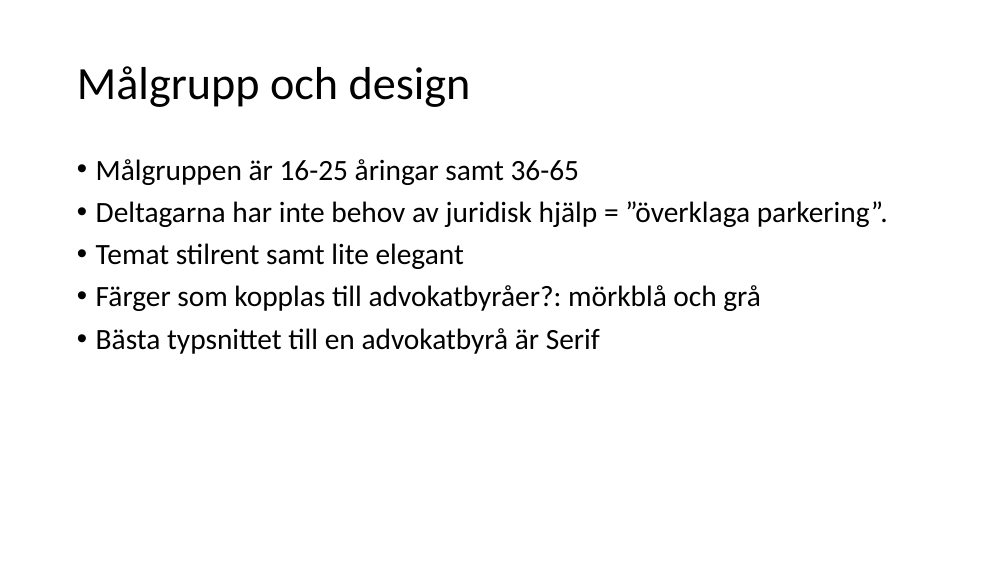
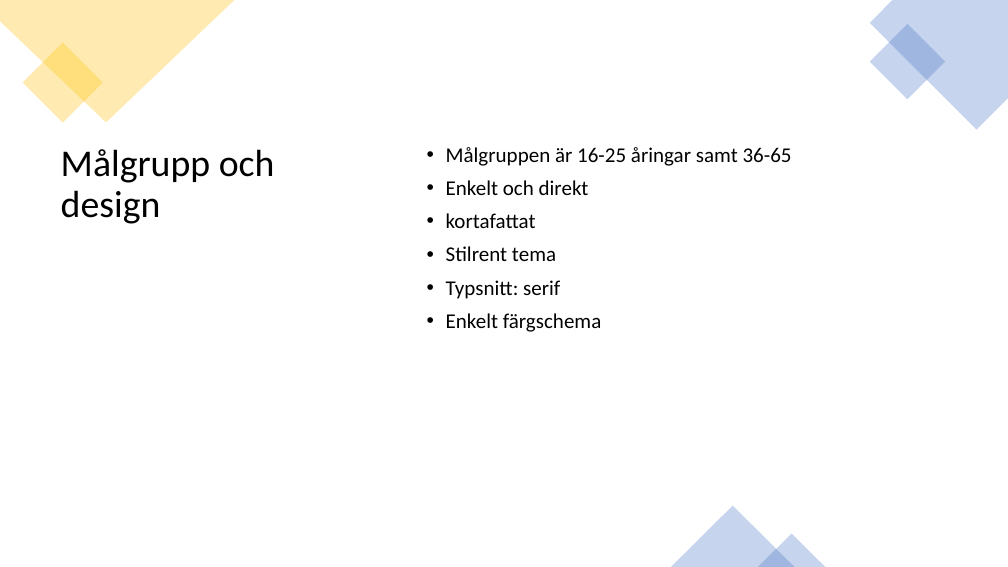
Before and after one commit to ErikB293/slutprojekt, a slide deck: slide 15 of Dokumentation/Björkbäcks advokatbyrå powerpoint.pptx (slide 2 before the commit). Drawn at 1008x567 pixels with LibreOffice and Linux fonts; fonts in the diff are those of the drawing. Boxes give left, top, right and bottom in pixels: in the first picture for what was removed or moved away, otherwise in the second. Text is boxed around its words. In the diff, an @@ line names an element or a change of style, - is before the commit and + after.

```diff
--- a/Dokumentation/Björkbäcks advokatbyrå powerpoint.pptx
+++ b/Dokumentation/Björkbäcks advokatbyrå powerpoint.pptx
@@ freeform shape added at (0,0,234,123), fill #FFC000 at 30% opacity @@
@@ freeform shape added at (870,0,1008,130), fill #4472C4 at 30% opacity @@
@@ rectangle added at (870,24,946,100), fill #4472C4 at 30% opacity @@
@@ rectangle added at (22,43,102,123), fill #FFC000 at 30% opacity @@
@@ title "Målgrupp och design": place and size @@
-title "Målgrupp och design" at (77,66,471,107)
+title "Målgrupp och design" at (61,149,275,224)
@@ title "Målgrupp och design" at (61,149,275,224): size 44 to 36 pt; vertical alignment middle to top @@
@@ text "Målgruppen är 16-25 åringar samt ...": place and size @@
-text "Målgruppen är 16-25 åringar samt ..." at (96,159,888,354)
+text "Målgruppen är 16-25 åringar samt ..." at (446,147,792,332)
@@ text at (446,147,792,166): size 28 to 20 pt in "Målgruppen är 16-25 åringar samt 36-65" @@
@@ text at (446,180,602,332): text changed; size 28 to 20 pt @@
-• Deltagarna har inte behov av juridisk hjälp = ”överklaga parkering”.
-• Temat stilrent samt lite elegant
-• Färger som kopplas till advokatbyråer?: mörkblå och grå
-• Bästa typsnittet till en advokatbyrå är Serif
+• Enkelt och direkt
+• kortafattat
+• Stilrent tema
+• Typsnitt: serif
+• Enkelt färgschema
@@ triangle added at (671,506,795,567), fill #4472C4 at 30% opacity @@
@@ triangle added at (758,534,826,567), fill #4472C4 at 30% opacity @@
```
Also in this commit, not shown: 2 other slides changed, 15 slides added, 1 other file.
